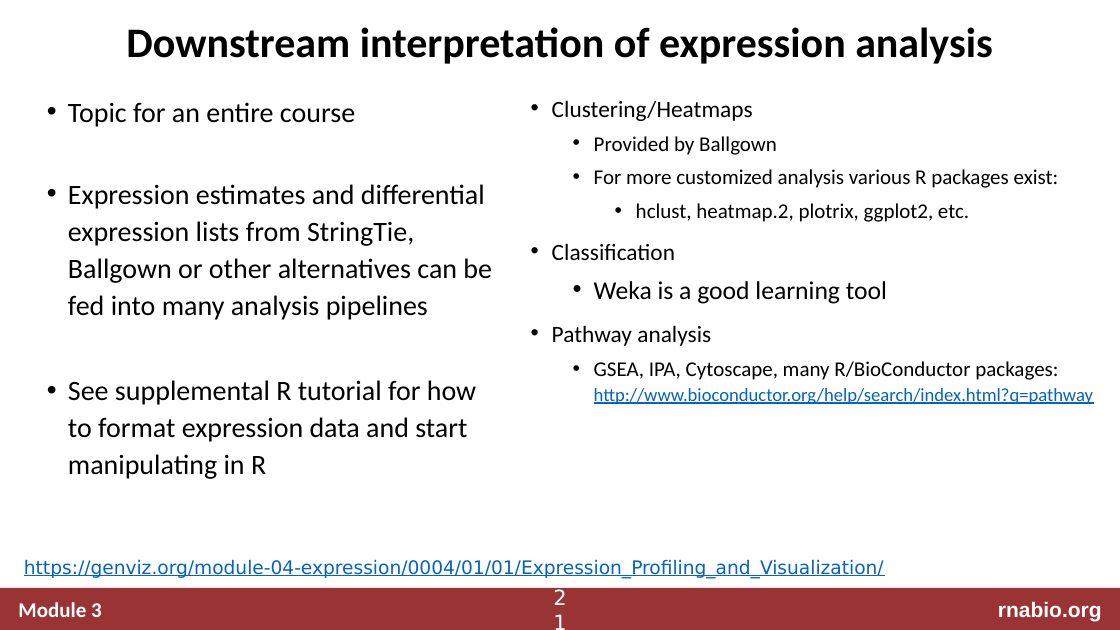
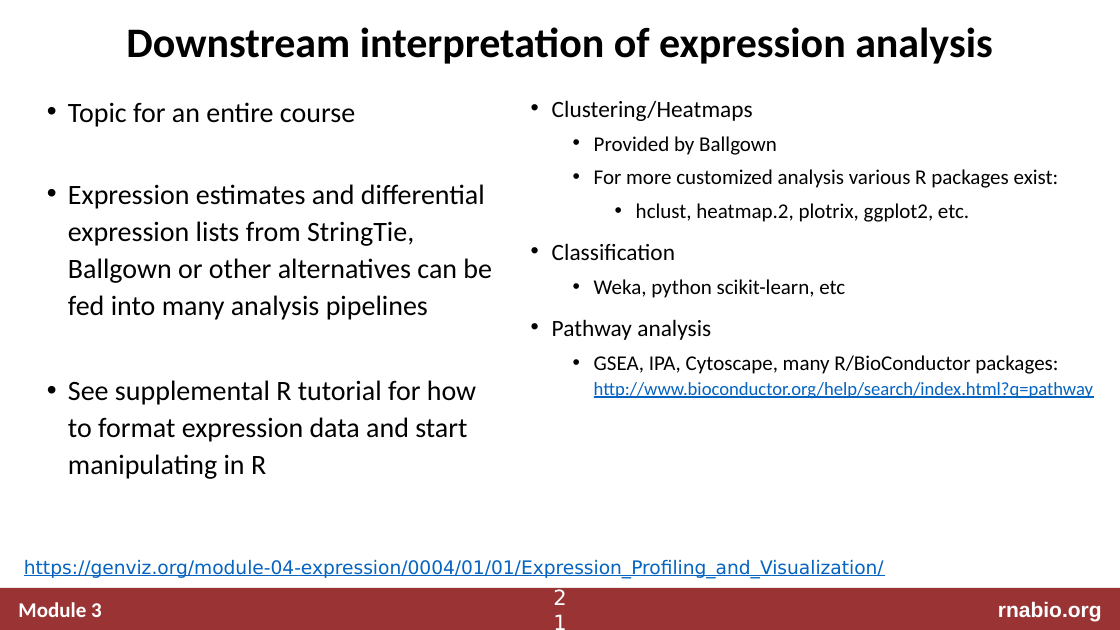
Before and after one commit to griffithlab/rnabio.org, a slide deck: slide 21 of assets/lectures/cshl/2025/full/RNASeq_Module3_AbundanceEstimation_DifferentialExpression.pptx. Drawn at 1120x630 pixels with LibreOffice and Linux fonts; fonts in the diff are those of the drawing. Boxes give left, top, right and bottom in pixels: in the first picture for what was removed or moved away, otherwise in the second. Text is boxed around its words. In the diff, an @@ line names an element or a change of style, - is before the commit and + after.

Commit message:
minor lecture updates

```diff
--- a/assets/lectures/cshl/2025/full/RNASeq_Module3_AbundanceEstimation_DifferentialExpression.pptx
+++ b/assets/lectures/cshl/2025/full/RNASeq_Module3_AbundanceEstimation_DifferentialExpression.pptx
@@ text at box(594, 279, 845, 298): text changed; size 22 to 18 pt @@
-  • Weka is a good learning tool
+  • Weka, python scikit-learn, etc
```
Also in this commit, not shown: 1 other file.
